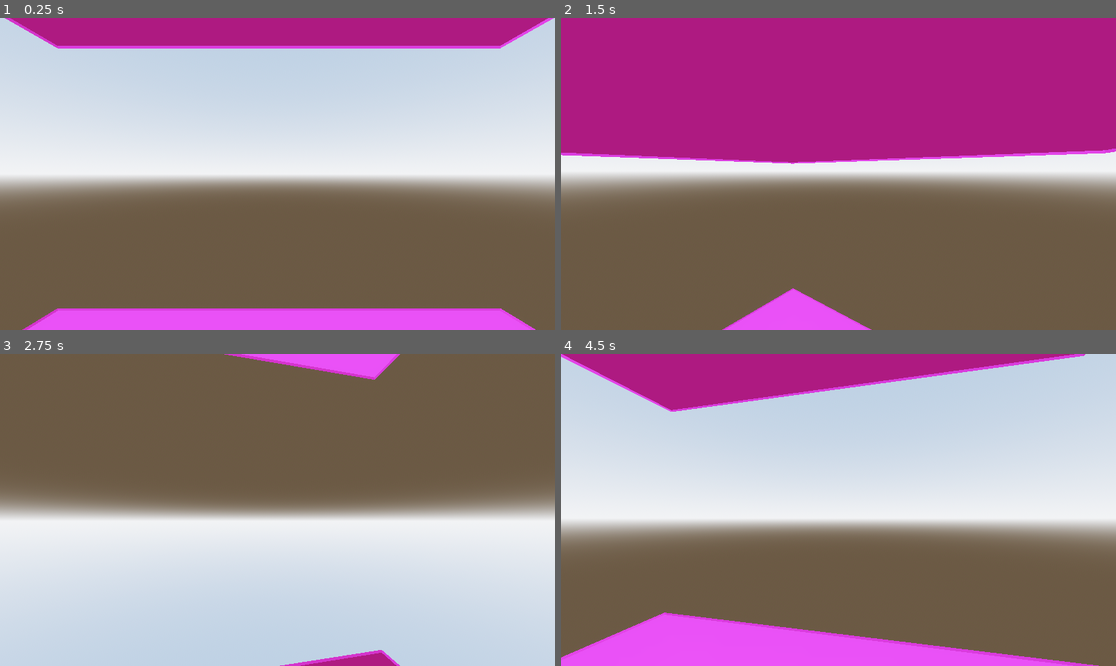
Above: before the commit, frames 1-4 (two rows, left to right).
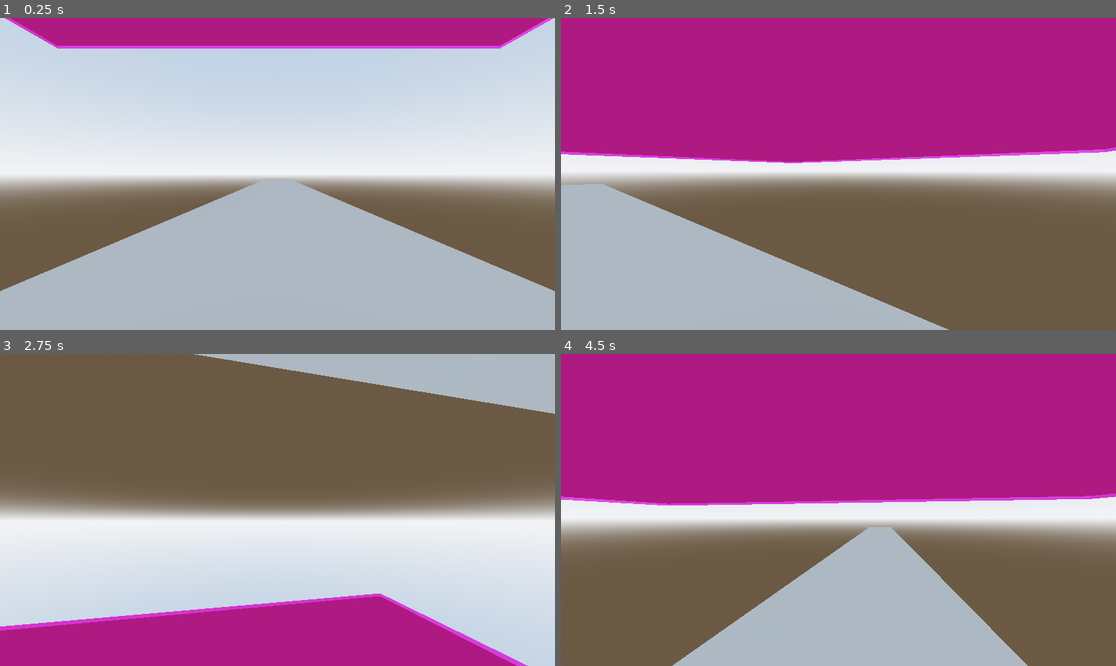
Above: after the commit, the same moments.

Repository: Games4Doritos/UWAGameJam2
Game: Godot game, scene res://Scenes/world.tscn
Same seed, same stepped clock (60 frames per second), same inputs: the game is played once before the commit and once after it. This scene is started directly instead of the project's main scene.
Inputs (mouse positions are in pixels of both pictures, inside the frame that each line leads up to):
- Up to frame 1 (0.25 s): no input
- Up to frame 2 (1.5 s): move the mouse to (866, 174) at 0.52 s; hold W (forward) from 0.53 s (still down); click (866, 174) at 0.67 s; tap Space (jump) at 0.77 s; move the mouse to (810, 174) at 1.27 s; click (810, 174) at 1.42 s
- Up to frame 3 (2.75 s): keep holding W (forward); tap Space (jump) at 1.52 s; move the mouse to (288, 503) at 2.02 s; click (288, 503) at 2.17 s
- Up to frame 4 (4.5 s): keep holding W (forward); move the mouse to (832, 516) at 2.77 s; click (832, 516) at 2.92 s; tap Space (jump) at 3.02, 3.77 s; move the mouse to (877, 513) at 3.52 s; click (877, 513) at 3.67 s; move the mouse to (794, 506) at 4.27 s; click (794, 506) at 4.42 s

The runs differ from the first frame. In frame 1, 31% of the frame differs, in the area x 0-100%, y 51-100%; in frame 2, 19%; in frame 3, 21%; in frame 4, 58%, in the area x 0-100%, y 0-100%.

Commit message:
Just a start to platform generation (unfinished)

Diff:
--- /dev/null
+++ b/Scenes/hole.tscn
@@ -0,0 +1,4 @@
+[gd_scene format=3 uid="uid://b70vnsu3k8k0h"]
+
+[node name="CSGMesh3D" type="CSGMesh3D"]
+use_collision = true
--- /dev/null
+++ b/Scenes/platform.tscn
@@ -0,0 +1,11 @@
+[gd_scene load_steps=3 format=3 uid="uid://cyxhqcptr46vf"]
+
+[ext_resource type="Script" uid="uid://bmwl1vy270rki" path="res://Scripts/platform.gd" id="1_1rc8e"]
+
+[sub_resource type="BoxMesh" id="BoxMesh_xdow6"]
+size = Vector3(10, 0.1, 200)
+
+[node name="CSGMesh3D" type="CSGMesh3D"]
+use_collision = true
+mesh = SubResource("BoxMesh_xdow6")
+script = ExtResource("1_1rc8e")
--- a/Scenes/world.tscn
+++ b/Scenes/world.tscn
@@ -1,8 +1,9 @@
-[gd_scene load_steps=9 format=3 uid="uid://iwfgkvarjm0n"]
+[gd_scene load_steps=10 format=3 uid="uid://iwfgkvarjm0n"]
 
 [ext_resource type="Script" uid="uid://dj1wthwtr1vnm" path="res://Scripts/world.gd" id="1_a02cp"]
-[ext_resource type="PackedScene" uid="uid://3ovbxrbr88h0" path="res://Scenes/Player.tscn" id="3_5a7ea"]
+[ext_resource type="PackedScene" uid="uid://b6id4j4r5q3w4" path="res://Scenes/Player.tscn" id="3_5a7ea"]
 [ext_resource type="PackedScene" uid="uid://drljc12idjfwg" path="res://Scenes/pauseMenu.tscn" id="3_8j60k"]
+[ext_resource type="PackedScene" uid="uid://cyxhqcptr46vf" path="res://Scenes/platform.tscn" id="4_8j60k"]
 
 [sub_resource type="ProceduralSkyMaterial" id="ProceduralSkyMaterial_a02cp"]
 
@@ -24,7 +25,7 @@
 [sub_resource type="StandardMaterial3D" id="StandardMaterial3D_5a7ea"]
 albedo_color = Color(1, 0.2, 1, 1)
 
-[node name="Node3D" type="Node3D"]
+[node name="Node3D2" type="Node3D"]
 script = ExtResource("1_a02cp")
 
 [node name="WorldEnvironment" type="WorldEnvironment" parent="."]
@@ -49,3 +50,6 @@
 
 [node name="Node3D" parent="." instance=ExtResource("3_5a7ea")]
 transform = Transform3D(1, 0, 0, 0, 1, 0, 0, 0, 1, 0, 2.2996776, 0)
+
+[node name="CSGMesh3D3" parent="." instance=ExtResource("4_8j60k")]
+transform = Transform3D(1, 0, 0, 0, 1, 0, 0, 0, 1, 0, 0.5182853, 0)
--- /dev/null
+++ b/Scripts/platform.gd
@@ -0,0 +1,37 @@
+extends CSGMesh3D
+
+
+const hole = preload("res://Scenes/hole.tscn")
+
+func createHole(x,y, h):
+	var newHole := hole.instantiate()
+	#random shape
+	var result = randi_range(0,3)
+	if result == 3:
+		newHole.set_mesh(BoxMesh.new())
+		newHole.mesh.size.x = randf_range(1.5 ,3)
+		newHole.mesh.size.z = randf_range(1.5 ,3)
+	elif result == 2:
+		newHole.set_mesh(SphereMesh.new())
+		newHole.mesh.radius = randf_range(0.75, 3)
+	elif result == 1:
+		newHole.set_mesh(PrismMesh.new())
+		newHole.mesh.size.x = randf_range(1.5 ,3)
+		newHole.mesh.size.z = randf_range(1.5 ,3)
+	else:
+		newHole.set_mesh(TorusMesh.new())
+		newHole.mesh.outer_radius = randf_range(1.2,3)
+		newHole.mesh.inner_radius = randi_range(newHole.mesh.outer_radius/5, newHole.mesh.outer_radius/2)
+	newHole.position = Vector3(x-self.mesh.size.x/2, h*100, y - self.mesh.size.z/2)
+	self.add_child(newHole)
+
+
+func _ready():
+	var noiseCreator = FastNoiseLite.new()
+	noiseCreator.noise_type = FastNoiseLite.TYPE_SIMPLEX
+	for i in int(self.mesh.size.z):
+		for x in int(self.mesh.size.x):
+			var noise = noiseCreator.get_noise_2d(x,i)
+			#createHole(x,i, noise)
+			if noise > 0:
+				print(noise)
Not shown, added: Scripts/platform.gd.uid
